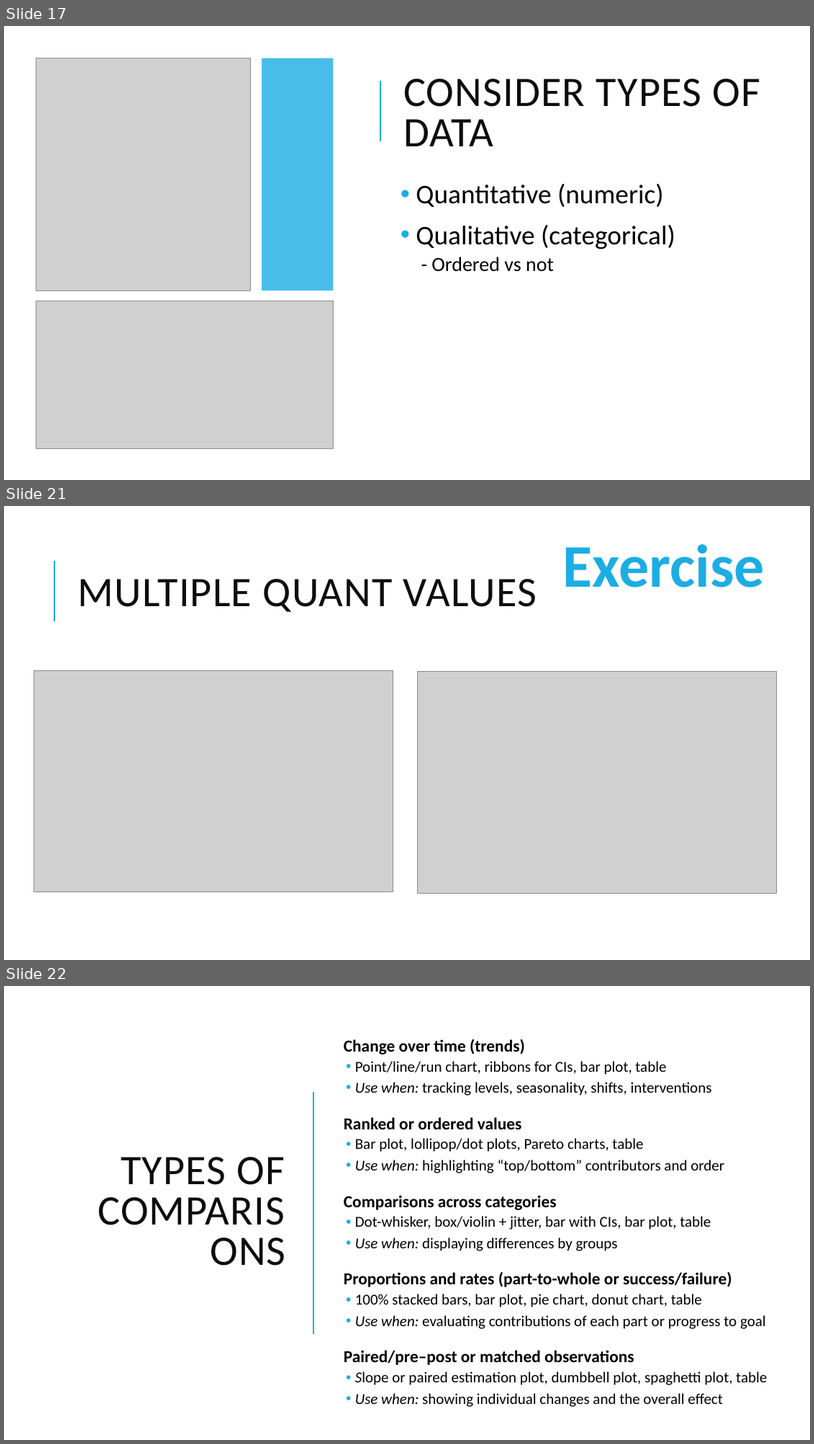
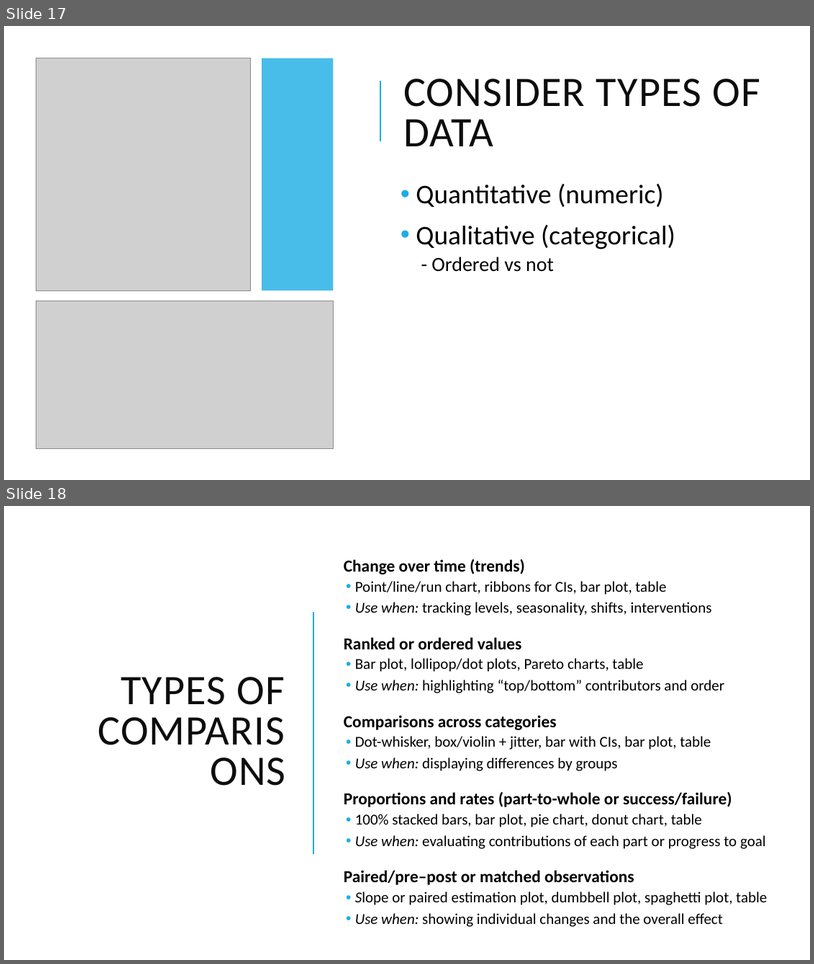
Before and after one commit to pcmathias/dlmp-data-analysis-with-r, a slide deck: presentations/04 - Visualization Principles.pptx. Shown one above the other, each under a label of ours: slides 17, 21 and 22 before the commit, slides 17 and 18 after it; the slides between them are not shown. The pictures are 814x1444 and 814x964 pixels, drawn with LibreOffice and Linux fonts; fonts in the diff are those of the drawing; grey boxes stand for pictures. Boxes give left, top, right and bottom in pixels: in the first picture for what was removed or moved away, otherwise in the second. Text is boxed around its words. In the diff, an @@ line names an element or a change of style, - is before the commit and + after.

```diff
--- a/presentations/04 - Visualization Principles.pptx
+++ b/presentations/04 - Visualization Principles.pptx
@@ slide 21 removed at (x1=4, y1=506, x2=810, y2=960), background #FFFFFF @@
@@ text removed at (x1=563, y1=544, x2=765, y2=587) @@
-Exercise
@@ line removed from (54, 621) to (54, 561) @@
@@ title removed at (x1=77, y1=579, x2=537, y2=612) @@
-MULTIPLE QUANT VALUES
@@ picture removed at (x1=34, y1=670, x2=393, y2=892) @@
@@ picture removed at (x1=418, y1=671, x2=777, y2=893) @@
@@ what was slide 22 is now slide 18 @@
```
Also in this commit, not shown: 2 slides changed, 6 other slides removed.
